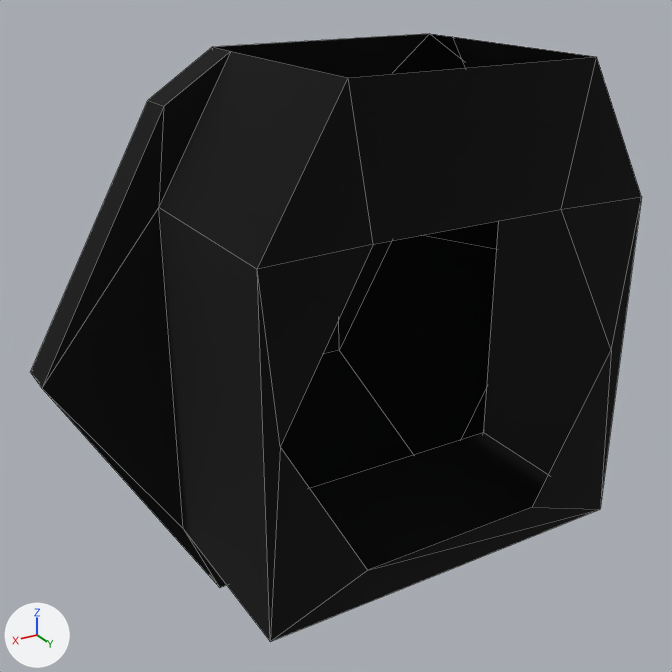
The Blender file Models/Squad/Spaces/cupola.blend, before and after one commit.
Before and after are seen from a 50 mm camera at (1.316, 1.83, 1.023) aimed at (0.069, -0.247, -0.016). Arrows for +X, +Y and +Z are at lower left; the lights stay in place. Mesh edges are drawn as thin lines.

In view in the first picture: 'shellCollider'.
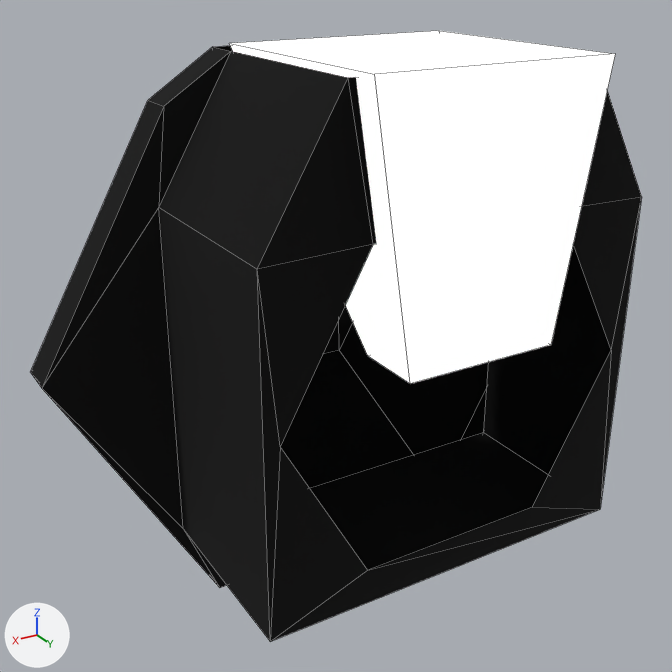
Where the change shows, as pixel boxes [x1, y1, x2, y2] in the pictures (672 x 672 px):
```json
{"object": "cutout_obj_pipes", "change": "added", "after": [229, 31, 615, 384]}
```

Edits to the scene script, one JSON object a line:
```json
{"op": "add", "block": "mat_material_003", "code": ["mat_material_003 = bpy.data.materials.new('Material.003')", "# nodes: Emission, Group, LightPath, MixShader, OutputMaterial", "# colours: white #ffffff"]}
{"op": "add", "block": "me_cube_001", "code": ["me_cube_001 = bpy.data.meshes.new('Cube.001')", "me_cube_001.from_pydata([(-0.21, 0.134, 0.104), (-0.318, -0.338, 0.783), (-0.21, 0.31, 0.104), (-0.318, 0.31, 0.783), (0.21, 0.134, 0.104), (0.318, -0.338, 0.783), (0.21, 0.31, 0.104), (0.318, 0.31, 0.783)], [], [(0, 1, 3, 2), (2, 3, 7, 6), (6, 7, 5, 4), (4, 5, 1, 0), (2, 6, 4, 0), (7, 3, 1, 5)])", "me_cube_001.materials.append(mat_material_003)"]}
{"op": "add", "block": "ob_cutout_obj_pipes", "code": ["ob_cutout_obj_pipes = bpy.data.objects.new('cutout_obj_pipes', me_cube_001)", "ob_cutout_obj_pipes.parent = ob_cupola", "ob_cutout_obj_pipes.location = (0.0, 0.0, 0.0)"]}
```
